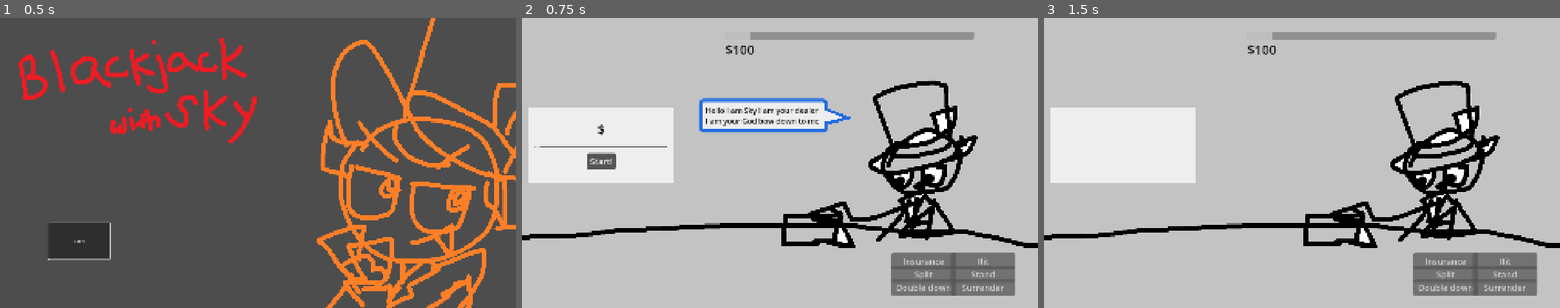
Above: before the commit, frames 1-3 (left to right).
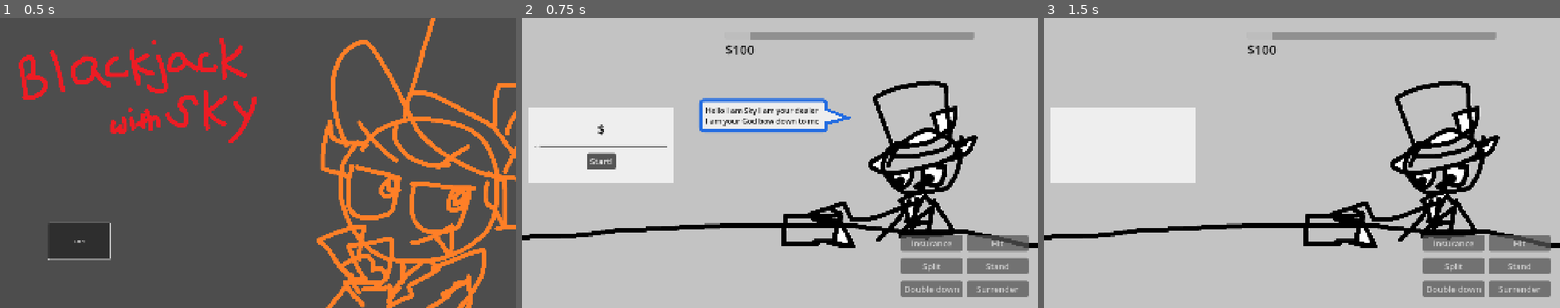
Above: after the commit, the same moments.

Repository: Tofutush/blackjack-with-sky
Game: Godot game, scene res://scenes/Start/Start.tscn
Same seed, same stepped clock (60 frames per second), same inputs: the game is played once before the commit and once after it.
Inputs:
- Up to frame 1 (0.5 s): no input
- Up to frame 2 (0.75 s): click "Start" at 0.5 s
- Up to frame 3 (1.5 s): click "Start!" at 1.25 s

Frame 1 is identical in both runs. In frame 2, 3.6% of the frame differs, in the area x 71-99%, y 74-97%; in frame 3, 3.6%.
Error in both runs: Invalid call. Nonexistent function 'startBetting' in base 'PanelContainer'. (res://scenes/Main/main.gd:34)

Commit message:
player buttons

Diff:
--- a/scenes/Main/Main.tscn
+++ b/scenes/Main/Main.tscn
@@ -45,14 +45,19 @@
 
 [node name="PlayerButtons" parent="." instance=ExtResource("5_pkilc")]
 layout_mode = 1
-anchor_left = 0.95
-anchor_top = 0.95
-anchor_right = 0.95
-anchor_bottom = 0.95
-offset_left = -438.0
-offset_top = -142.84009
-offset_right = 0.0
-offset_bottom = 0.15991211
+anchors_preset = -1
+anchor_left = 0.9713542
+anchor_top = 0.9537037
+anchor_right = 0.9713542
+anchor_bottom = 0.9537037
+offset_left = -443.0
+offset_top = -213.0
+offset_right = 7.0
+offset_bottom = 2.0
+grow_horizontal = 0
+grow_vertical = 0
+metadata/_edit_use_anchors_ = true
+metadata/_edit_lock_ = true
 
 [node name="DealerDeckDisplay" parent="." instance=ExtResource("6_q8kdv")]
 layout_mode = 1
--- a/scenes/PlayerButtons/player_buttons.tscn
+++ b/scenes/PlayerButtons/player_buttons.tscn
@@ -1,25 +1,21 @@
-[gd_scene load_steps=2 format=3 uid="uid://dg3qjnes613ou"]
+[gd_scene load_steps=3 format=3 uid="uid://dg3qjnes613ou"]
 
 [ext_resource type="Script" uid="uid://8amx7fpcvs84" path="res://scenes/PlayerButtons/player_buttons.gd" id="1_mal4x"]
+[ext_resource type="Theme" uid="uid://sfy8iivbp4g" path="res://assets/theme.tres" id="1_s8835"]
 
 [node name="PlayerButtons" type="HBoxContainer"]
-anchors_preset = -1
-anchor_left = 0.123
-anchor_top = 0.094000004
-anchor_right = 0.123
-anchor_bottom = 0.094000004
-offset_left = -236.16
-offset_top = -101.520004
-offset_right = -0.16000366
-offset_bottom = -0.5200043
-grow_horizontal = 0
+offset_right = 373.0
+offset_bottom = 159.0
 size_flags_horizontal = 0
 size_flags_vertical = 0
+theme = ExtResource("1_s8835")
+theme_override_constants/separation = 40
 script = ExtResource("1_mal4x")
 
 [node name="Left" type="VBoxContainer" parent="."]
 layout_mode = 2
 size_flags_horizontal = 3
+theme_override_constants/separation = 40
 
 [node name="InsuranceButton" type="Button" parent="Left"]
 layout_mode = 2
@@ -38,6 +34,7 @@
 [node name="Right" type="VBoxContainer" parent="."]
 layout_mode = 2
 size_flags_horizontal = 3
+theme_override_constants/separation = 40
 
 [node name="HitButton" type="Button" parent="Right"]
 layout_mode = 2
